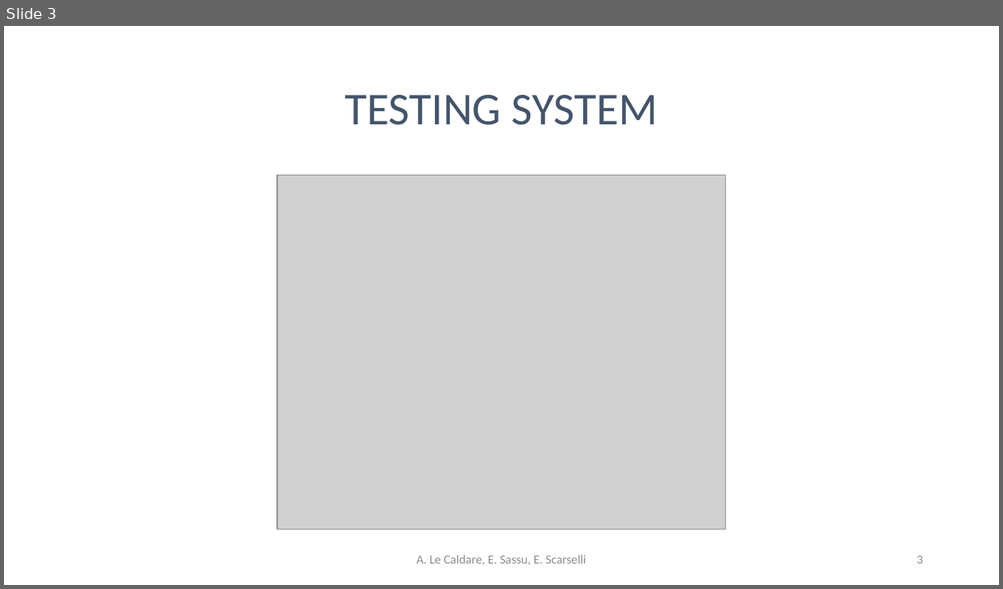
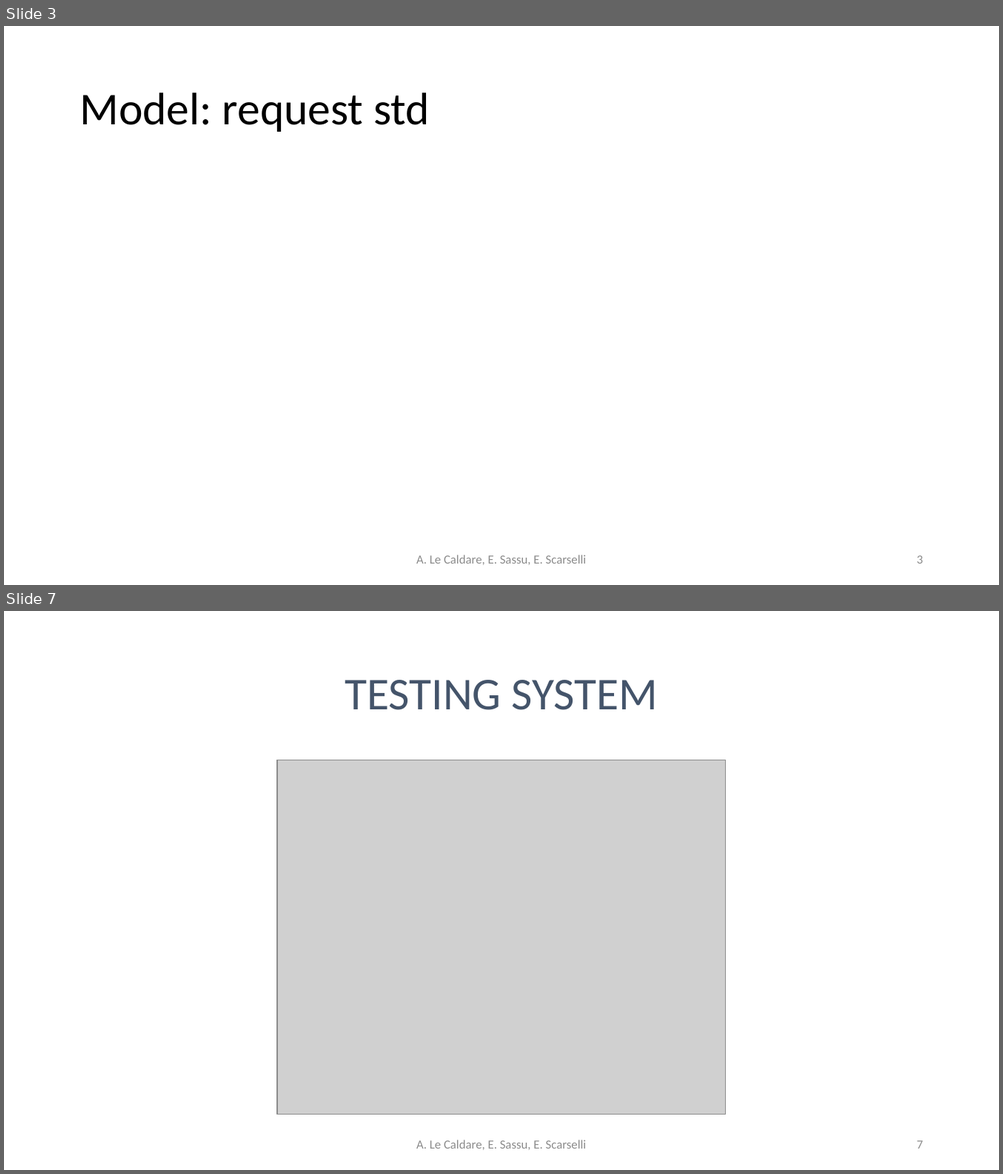
Before and after one commit to psoftware/ddosdefence-floodlight-controller, a slide deck: Docs/DDoSDefence.pptx. Shown one above the other, each under a label of ours: slide 3 before the commit, slides 3 and 7 after it; the slides between them are not shown. The pictures are 1003x589 and 1003x1174 pixels, drawn with LibreOffice and Linux fonts; fonts in the diff are those of the drawing; grey boxes stand for pictures. Boxes give left, top, right and bottom in pixels: in the first picture for what was removed or moved away, otherwise in the second. Text is boxed around its words. In the diff, an @@ line names an element or a change of style, - is before the commit and + after.

```diff
--- a/Docs/DDoSDefence.pptx
+++ b/Docs/DDoSDefence.pptx
@@ slide 3 added at (x1=4, y1=26, x2=999, y2=585), background #FFFFFF @@
@@ title added at (x1=79, y1=93, x2=430, y2=132), 44 pt, text #000000 @@
+Model: request std
@@ text added at (x1=416, y1=555, x2=586, y2=565), 12 pt, text #8C8C8C @@
+A. Le Caldare, E. Sassu, E. Scarselli
@@ page number added at (x1=916, y1=556, x2=922, y2=564), 12 pt, text #8C8C8C @@
+3
@@ what was slide 3 is now slide 7 @@
@@ page number at (x1=916, y1=1141, x2=922, y2=1149): text changed @@
-3
+7
```
Also in this commit, not shown: 2 slides changed, 3 other slides added.
